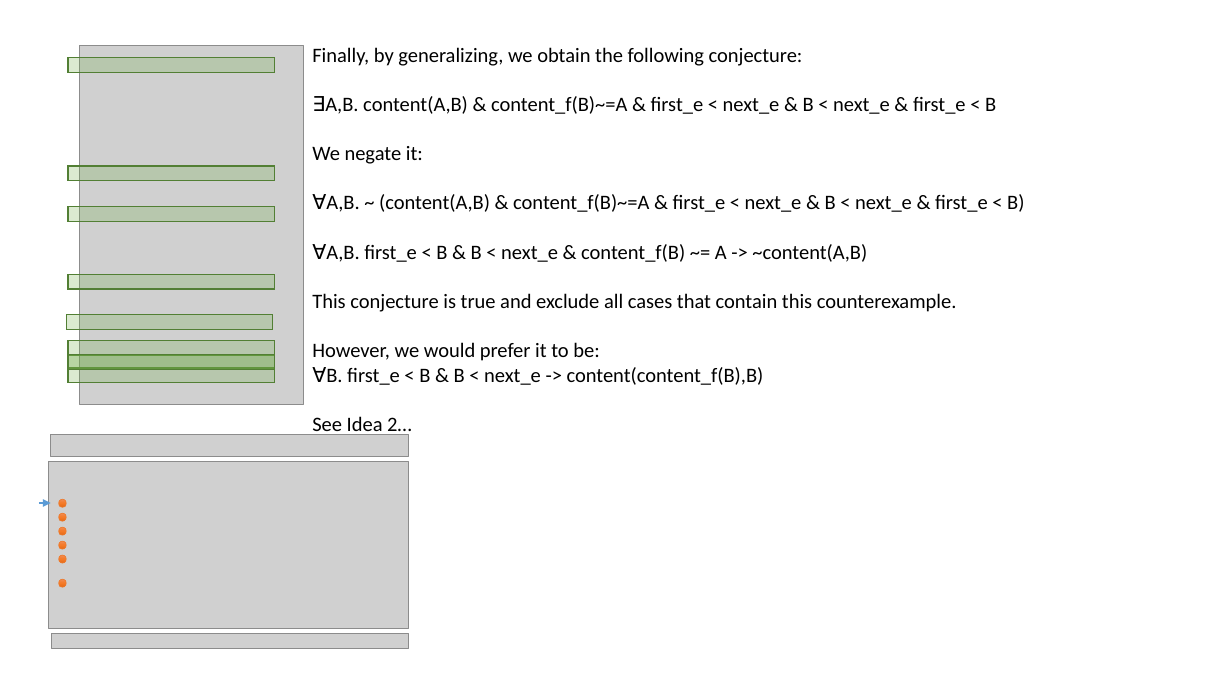
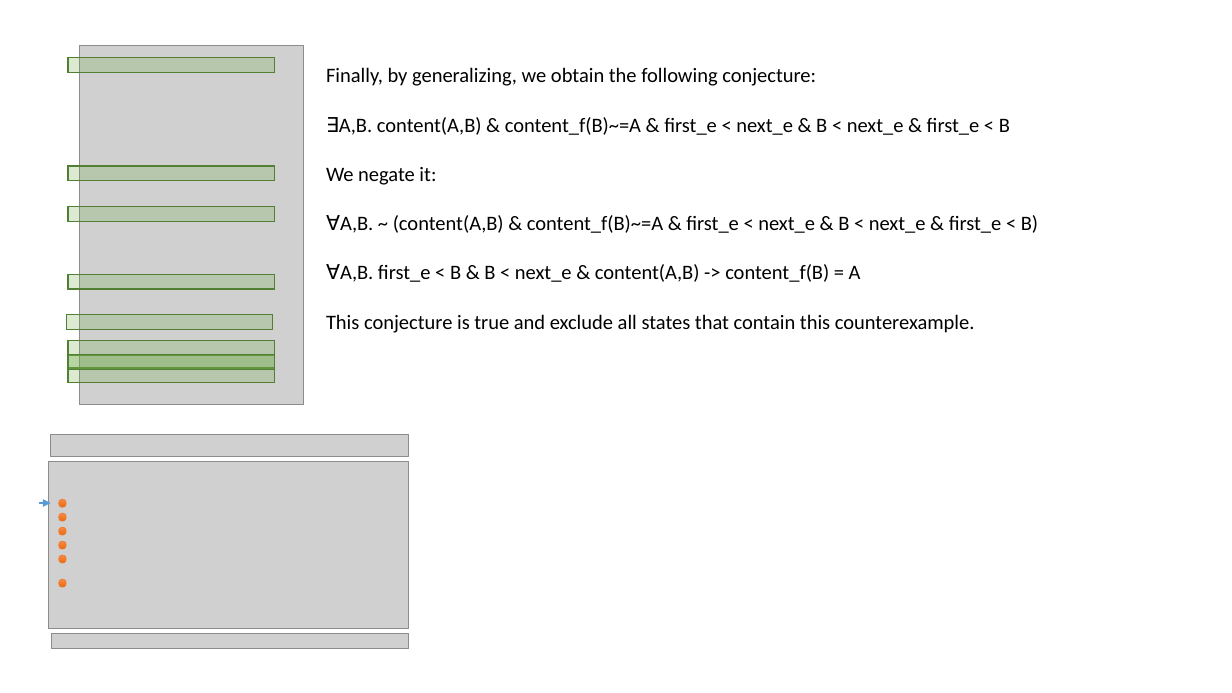
Before and after one commit to tjhance/ivy-research, a slide deck: slide 20 of interactive_proof/counterexample_generalization.pptx (slide 19 before the commit). Drawn at 1232x693 pixels with LibreOffice and Linux fonts; fonts in the diff are those of the drawing; grey boxes stand for pictures; background and template pictures are left out. Boxes give left, top, right and bottom in pixels: in the first picture for what was removed or moved away, otherwise in the second. Text is boxed around its words. In the diff, an @@ line names an element or a change of style, - is before the commit and + after.

```diff
--- a/interactive_proof/counterexample_generalization.pptx
+++ b/interactive_proof/counterexample_generalization.pptx
@@ text "Finally, by generalizing, we obtain ...": place and size @@
-text "Finally, by generalizing, we obtain ..." at (312, 47, 1024, 437)
+text "Finally, by generalizing, we obtain ..." at (326, 67, 1038, 333)
@@ text at (326, 264, 975, 333): text changed @@
-∀A,B. first_e < B & B < next_e & content_f(B) ~= A -> ~content(A,B)
-This conjecture is true and exclude all cases that contain this counterexample.
-However, we would prefer it to be:
-∀B. first_e < B & B < next_e -> content(content_f(B),B)
-See Idea 2…
+∀A,B. first_e < B & B < next_e & content(A,B) -> content_f(B) = A
+This conjecture is true and exclude all states that contain this counterexample.
```
Also in this commit, not shown: 3 other slides changed, 6 slides added, 2 slides removed.
